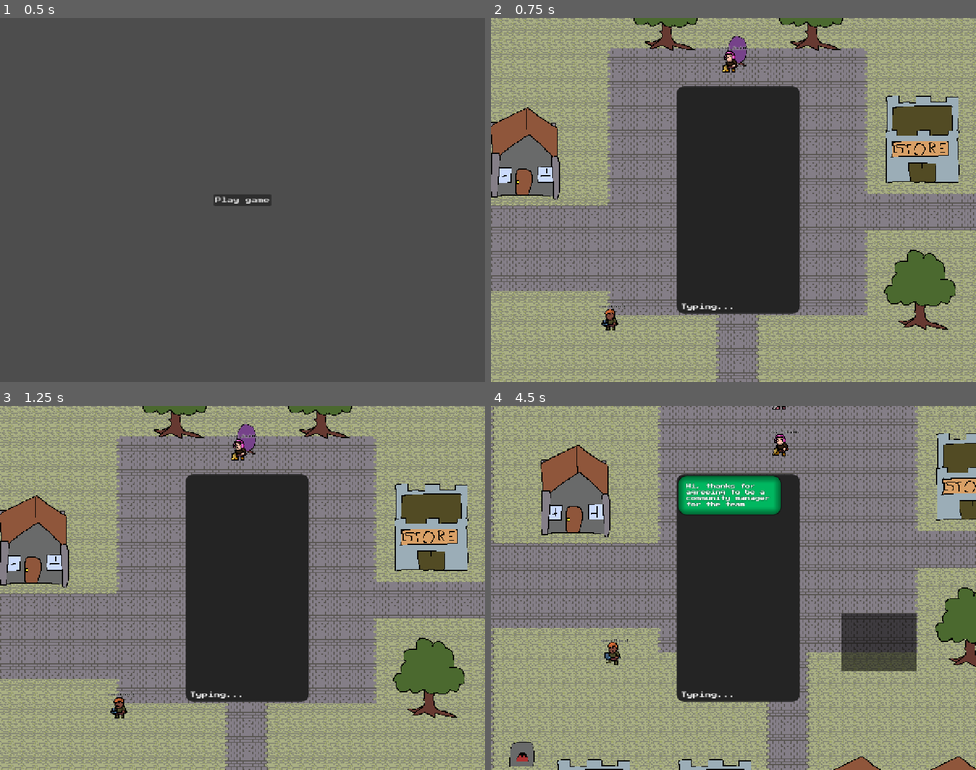
Above: before the commit, frames 1-4 (two rows, left to right).
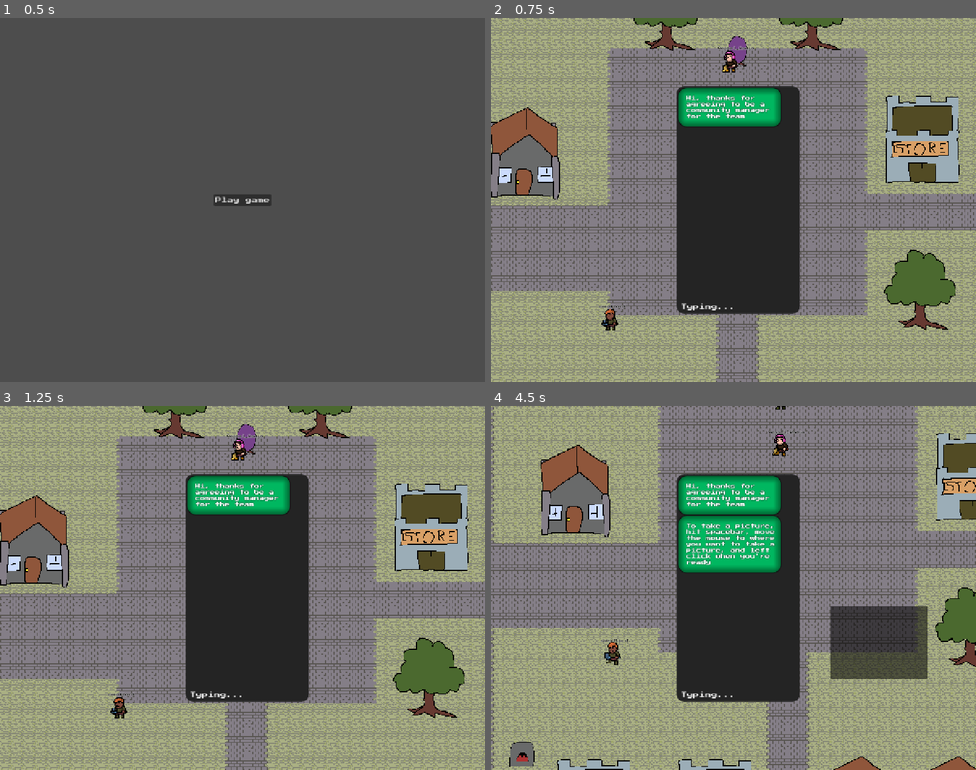
Above: after the commit, the same moments.

Repository: adamgiles1/gmtk-jam-2026
Game: Godot game, scene res://MainMenu.tscn
Same seed, same stepped clock (60 frames per second), same inputs: the game is played once before the commit and once after it. The engine's default icon, where the game draws it, is replaced by a stand-in: a white triangle on a blue panel in a dark square.
Inputs (mouse positions are in pixels of both pictures, inside the frame that each line leads up to):
- Up to frame 1 (0.5 s): no input
- Up to frame 2 (0.75 s): click "Play game" at 0.5 s
- Up to frame 3 (1.25 s): no input
- Up to frame 4 (4.5 s): tap Enter at 1.25 s; move the mouse to (840, 569) at 1.27 s; tap Space (open_camera) at 1.35, 3.05, 4.25 s; tap Home (ui_home) at 1.55, 2.1, 3.8 s; move the mouse to (636, 606) at 2.02 s; tap H (get_hint, bound only after the commit) at 2.3, 2.85 s; move the mouse to (782, 507) at 2.77 s; move the mouse to (709, 660) at 3.52 s; tap S (camera_down) at 3.6 s; move the mouse to (879, 642) at 4.27 s; tap A (camera_left) at 4.35 s

Frame 1 is identical in both runs. In frame 2, 2.3% of the frame differs, in the area x 38-60%, y 7-30%; in frame 3, 2.3%; in frame 4, 4.9%, in the area x 38-90%, y 0-75%.

Commit message:
Who knows

Diff:
--- a/CameraService.gd
+++ b/CameraService.gd
@@ -1,6 +1,6 @@
 extends Node
 
-var photo_size := Vector2i(200, 150)
+var photo_size := Vector2i(256, 192)
 
 func take_photo(position: Vector2i) -> void:
 	print("taking photo at position: ", position)
--- a/GameManager.gd
+++ b/GameManager.gd
@@ -22,7 +22,7 @@
 
 var time_till_next_player: float = 2.5 #* 999999
 var users_spawned: int = 0
-var max_players: int = 75
+var max_players: int = 40
 var active_users: int = 0 :
 	set(val):
 		active_users = val
@@ -54,7 +54,7 @@
 	time_till_next_player -= delta
 	if time_till_next_player <= 0 && max_players > users_spawned:
 		spawn_player(false)
-		time_till_next_player = randf_range(.5, .5)
+		time_till_next_player = randf_range(5, 20) #* .1
 
 	if Input.is_action_just_pressed("open_camera"):
 		add_child(preload("res://tools/camera.tscn").instantiate())
@@ -129,7 +129,7 @@
 		Task.Type.MINING:
 			return get_random_mining_spot()
 		Task.Type.SMITHING:
-			return Vector2i(39, 3) if Globals.game_state.smithing_fixed else Vector2i(39, -3)
+			return Vector2i(randi_range(36, 42), 3) if Globals.game_state.smithing_fixed else Vector2i(39, -3)
 		Task.Type.BE_STREAMER:
 			return Vector2i(randi_range(45, 64), randi_range(15, 34))
 		Task.Type.CRAB:
--- a/project.godot
+++ b/project.godot
@@ -80,6 +80,11 @@
 "events": [Object(InputEventKey,"resource_local_to_scene":false,"resource_name":"","device":-1,"window_id":0,"alt_press …(195 unchanged characters)…
 ]
 }
+get_hint={
+"deadzone": 0.2,
+"events": [Object(InputEventKey,"resource_local_to_scene":false,"resource_name":"","device":-1,"window_id":0,"alt_pressed":false,"shift_pressed":false,"ctrl_pressed":false,"meta_pressed":false,"pressed":false,"keycode":0,"physical_keycode":72,"key_label":0,"unicode":104,"location":0,"echo":false,"script":null)
+]
+}
 
 [layer_names]
 
--- a/scripts/GameState.gd
+++ b/scripts/GameState.gd
@@ -46,6 +46,29 @@
 	if completed >= 10:
 		Signals.all_objectives_found.emit()
 
+func get_hint() -> String:
+	if !streamer_found:
+		return "You still need to find Vessel_Radio. They should be around the starting area"
+	if !quest_reward_fixed:
+		return "Can you get me a picture of the new hat? Anyone who beat the quest should be wearing it"
+	if !fishing_enabled:
+		return "I heard some players were at the dock complaining about something, can you check it out?"
+	if !rat_sword_fixed:
+		return "I see a lot of people with strong weapons, can you find where they're getting that?"
+	if !dog_log_reported:
+		return "I'm seeing people complain about not being able to pet a dog. What dog?"
+	if !metal_trashcan_removed:
+		return "I see reports that something unrealistic is in the desert town, can you find it?"
+	if !massacre_solved:
+		return "Someone is somehow attacking other players in the starting zone. They must be wearing a bugged hat, but I don't know which one. Photograph it please"
+	if !desert_enemy_fixed:
+		return "Players are reporting an enemy in the desert isn't behaving correctly"
+	if !smithing_fixed:
+		return "Players are mining and smelting WAY faster than we expected, can you look into that?"
+	if !raid_entrance_solved:
+		return "People are complaining about some hole in the ground in the desert"
+	return "You fixed everything, I don't think there's anything left to investigate"
+
 func handle_streamer():
 	streamer_found = true
 	calculate_state()
--- a/tools/camera.tscn
+++ b/tools/camera.tscn
@@ -3,14 +3,14 @@
 [ext_resource type="Script" uid="uid://ciw61ovxoepkc" path="res://tools/camera.gd" id="1_54vk1"]
 
 [sub_resource type="RectangleShape2D" id="RectangleShape2D_7bi17"]
-size = Vector2(200, 150)
+size = Vector2(256, 192)
 
 [node name="Camera" type="Node2D" unique_id=923093574]
 script = ExtResource("1_54vk1")
 
 [node name="ColorRect" type="ColorRect" parent="." unique_id=1122171340]
-offset_right = 200.0
-offset_bottom = 150.0
+offset_right = 256.0
+offset_bottom = 192.0
 color = Color(0, 0, 0, 0.22745098)
 
 [node name="Area2D" type="Area2D" parent="." unique_id=551307513]
@@ -18,5 +18,5 @@
 collision_mask = 2
 
 [node name="CollisionShape2D" type="CollisionShape2D" parent="Area2D" unique_id=1979178088]
-position = Vector2(100, 75)
+position = Vector2(128, 96)
 shape = SubResource("RectangleShape2D_7bi17")
--- a/tools/phone.gd
+++ b/tools/phone.gd
@@ -1,34 +1,40 @@
 extends CanvasLayer
 
-@onready var messages: VBoxContainer = $PanelContainer/ScrollContainer/VBoxContainer
+@onready var messages: VBoxContainer = %VBoxContainer
 
 var last_photo: Image
 var text_delay: float = 3.0
 
-var time_to_next_message: float = 3.0
+var time_to_next_message: float = 0.0
 var upcoming_texts = []
+
+var hint_cd: float = 0.0
 
 # Called when the node enters the scene tree for the first time.
 func _ready() -> void:
 	add_message("Hi, thanks for agreeing to be a community manager for the team")
 	add_message("To take a picture, hit spacebar, move the mouse to where you want to take a picture, and left click when you're ready")
+	add_message("To start off, I saw the intern added a new hat as a reward when someone completes a quest. Take a picture.")
+	add_message("I also saw the famous streamer Vessel_Radio was going to play our game. They are huge, please get me a picture.")
+	add_message("Press tab to open/close the phone, and get started!")
 	Signals.photo_taken.connect(func(photo_taken): last_photo = photo_taken, CONNECT_DEFERRED)
 	Signals.fishing_attempt_found.connect(handle_fishing, CONNECT_DEFERRED)
 	Signals.trashcans_noticed.connect(handle_trashcans_noticed, CONNECT_DEFERRED)
 	Signals.raid_failure.connect(handle_raid_failure, CONNECT_DEFERRED)
 	#todo
-	# Signals.dog_log_found.connect(handle_dog_log_found, CONNECT_DEFERRED)
-	#
-	# Signals.smithing_noticed.connect(handle_smithing_noticed, CONNECT_DEFERRED)
-	# Signals.ugly_hat.connect(handle_ugly_hat, CONNECT_DEFERRED)
-	# Signals.streamer_photographed.connect(handle_streamer_photographed, CONNECT_DEFERRED)
-	# Signals.rat_sword.connect(handle_rat_sword, CONNECT_DEFERRED)
-	# Signals.invincible_enemy_found.connect(handle_invincible_enemy_found, CONNECT_DEFERRED)
-	# Signals.massacre_found.connect(handle_massacre_found, CONNECT_DEFERRED)
+	Signals.dog_log_found.connect(handle_dog_log_found, CONNECT_DEFERRED)
+	Signals.smithing_noticed.connect(handle_smithing_noticed, CONNECT_DEFERRED)
+	Signals.ugly_hat.connect(handle_ugly_hat, CONNECT_DEFERRED)
+	Signals.streamer_photographed.connect(handle_streamer_photographed, CONNECT_DEFERRED)
+	Signals.rat_sword.connect(handle_rat_sword, CONNECT_DEFERRED)
+	Signals.invincible_enemy_found.connect(handle_invincible_enemy_found, CONNECT_DEFERRED)
+	Signals.massacre_found.connect(handle_massacre_found, CONNECT_DEFERRED)
 
 func _physics_process(delta: float) -> void:
-	if Input.is_action_just_pressed("ui_home"):
-		add_message("testing")
+	hint_cd -= delta
+	if Input.is_action_just_pressed("get_hint") && hint_cd <= 0:
+		add_message(Globals.game_state.get_hint())
+		hint_cd = 5.0
 
 func handle_fishing() -> void:
 	await get_tree().create_timer(.1).timeout
@@ -41,6 +47,44 @@
 	add_message("The trashcans aren't realistic for the time period? Who even put those in, was it the intern? I deleted them all.")
 	await get_tree().create_timer(len(upcoming_texts) * 4.0).timeout
 	Signals.delete_trashcans.emit()
+
+func handle_massacre_found() -> void:
+	await get_tree().create_timer(.1).timeout
+	add_image(last_photo)
+	add_message("Aha, it's the green hat that allows them to attack players. I should have known. I forced them to use a different hat, it should be resolved now")
+
+func handle_invincible_enemy_found() -> void:
+	await get_tree().create_timer(.1).timeout
+	add_image(last_photo)
+	add_message("The players are complaining about the crabs not dying? That's realistic! I lost a fight to a crab last Tuesday. The crabs get nerfed over my dead body")
+
+func handle_ugly_hat() -> void:
+	await get_tree().create_timer(.1).timeout
+	add_image(last_photo)
+	add_message("That's the hat that the intern added? It looks awful")
+	add_message("I'm patching the game so the quest stops giving that as a reward, it's horrible")
+
+func handle_streamer_photographed() -> void:
+	await get_tree().create_timer(.1).timeout
+	add_image(last_photo)
+	add_message("Nice. I love their content, I hope they have a lot of fun exploring our game!")
+
+func handle_dog_log_found() -> void:
+	await get_tree().create_timer(.1).timeout
+	add_image(last_photo)
+	add_message("The players are complaining about not being able to pet the dog? What dog? Oh, I see. That's a log")
+	add_message("Well, we don't have time to add a dog. I'll force people to say log instead of dog when typing, that will fix the problem")
+
+func handle_smithing_noticed() -> void:
+	await get_tree().create_timer(.1).timeout
+	add_image(last_photo)
+	add_message("They're using the furnace across the water? Who programmed the furnace? Hang on, it was Steve. brb")
+	add_message("Ok, I took care of Steve and the furnace. Players will now have to run around the whole world to smelt, as we intended")
+
+func handle_rat_sword() -> void:
+	await get_tree().create_timer(.1).timeout
+	add_image(last_photo)
+	add_message("The rats are dropping the mythical sword of Ansdam? That's not right. They're supposed to drop 2 coins. I'll have the intern patch it")
 
 func handle_raid_failure() -> void:
 	await get_tree().create_timer(.1).timeout
@@ -56,12 +100,17 @@
 
 	if len(upcoming_texts) > 0:
 		time_to_next_message -= delta
-		if time_to_next_message <= 0:
+		if time_to_next_message <= 0 || upcoming_texts[0].is_image:
 			upcoming_texts[0].visible = true
+			if upcoming_texts[0].is_image:
+				visible = true
 			upcoming_texts.remove_at(0)
 			time_to_next_message = 3.0
+			await get_tree().process_frame
+			%ScrollContainer.scroll_vertical = %ScrollContainer.get_v_scroll_bar().max_value
 
-	$IncomingMessageLabel.visible = len(upcoming_texts) > 0
+	%IncomingMessageLabel.visible = len(upcoming_texts) > 0
+	#%MarginContainer.add_theme_constant_override("margin_bottom", 40 if len(upcoming_texts) > 0 else 0)
 
 func add_image(img: Image) -> void:
 	var text_msg: TextMessage = preload("res://tools/TextMessage.tscn").instantiate()
--- a/tools/phone.tscn
+++ b/tools/phone.tscn
@@ -59,17 +59,25 @@
 size_flags_vertical = 4
 theme_override_styles/panel = SubResource("StyleBoxFlat_xe0u3")
 
-[node name="ScrollContainer" type="ScrollContainer" parent="PanelContainer" unique_id=422629785]
+[node name="MarginContainer" type="MarginContainer" parent="PanelContainer" unique_id=1970217337]
+unique_name_in_owner = true
+layout_mode = 2
+theme_override_constants/margin_bottom = 40
+
+[node name="ScrollContainer" type="ScrollContainer" parent="PanelContainer/MarginContainer" unique_id=422629785]
+unique_name_in_owner = true
 layout_mode = 2
 theme = SubResource("Theme_cvbq8")
 horizontal_scroll_mode = 3
 
-[node name="VBoxContainer" type="VBoxContainer" parent="PanelContainer/ScrollContainer" unique_id=377782041]
+[node name="VBoxContainer" type="VBoxContainer" parent="PanelContainer/MarginContainer/ScrollContainer" unique_id=377782041]
+unique_name_in_owner = true
 layout_mode = 2
 offset_transform_enabled = true
 offset_transform_position = Vector2(5, 5)
 
 [node name="IncomingMessageLabel" type="Label" parent="." unique_id=52058458]
+unique_name_in_owner = true
 offset_left = 501.0
 offset_top = 754.0
 offset_right = 565.0
--- a/tools/text_message.gd
+++ b/tools/text_message.gd
@@ -2,6 +2,8 @@
 
 @onready var text: Label = $Label
 @onready var img: TextureRect = $TextureRect
+
+var is_image := false
 
 func set_text(msg: String) -> void:
 	text.text = msg
@@ -10,3 +12,4 @@
 func set_image(texture: Texture2D) -> void:
 	text.visible = false
 	img.texture = texture
+	is_image = true
--- a/user/user.gd
+++ b/user/user.gd
@@ -177,9 +177,13 @@
 
 func enter_dog_log() -> void:
 	task_time_left = randf_range(3, 5)
-	var msg = ["Nice doggy", "Why can't I pet the dog?", "Doggo"].pick_random()
-	local_chat_message(msg)
-	set_photograph_state_for_time(PState.DOGLOG, task_time_left)
+	var msg
+	if Globals.game_state.dog_log_reported:
+		msg = ["Nice loggy", "Why can't I pet the log?", "Loggo"].pick_random()
+	else:
+		msg = ["Nice doggy", "Why can't I pet the dog?", "Doggo"].pick_random()
+		set_photograph_state_for_time(PState.DOGLOG, task_time_left)
+	local_chat_message(msg)
 
 func enter_raid() -> void:
 	task_time_left = randf_range(5, 10)
@@ -267,7 +271,7 @@
 		photograph_state = PState.NONE
 
 func photographed() -> void:
-	if is_streamer:
+	if is_streamer && !Globals.game_state.streamer_found:
 		print("Streamer was photographed")
 		Signals.streamer_photographed.emit()
 		return
@@ -301,4 +305,4 @@
 func become_streamer() -> void:
 	is_streamer = true
 	art.apply_streamer_outfit()
-	name = "Streamer"
+	$NameLabel.text = "Vessel_Radio"
Not shown, added: phone.png.import
